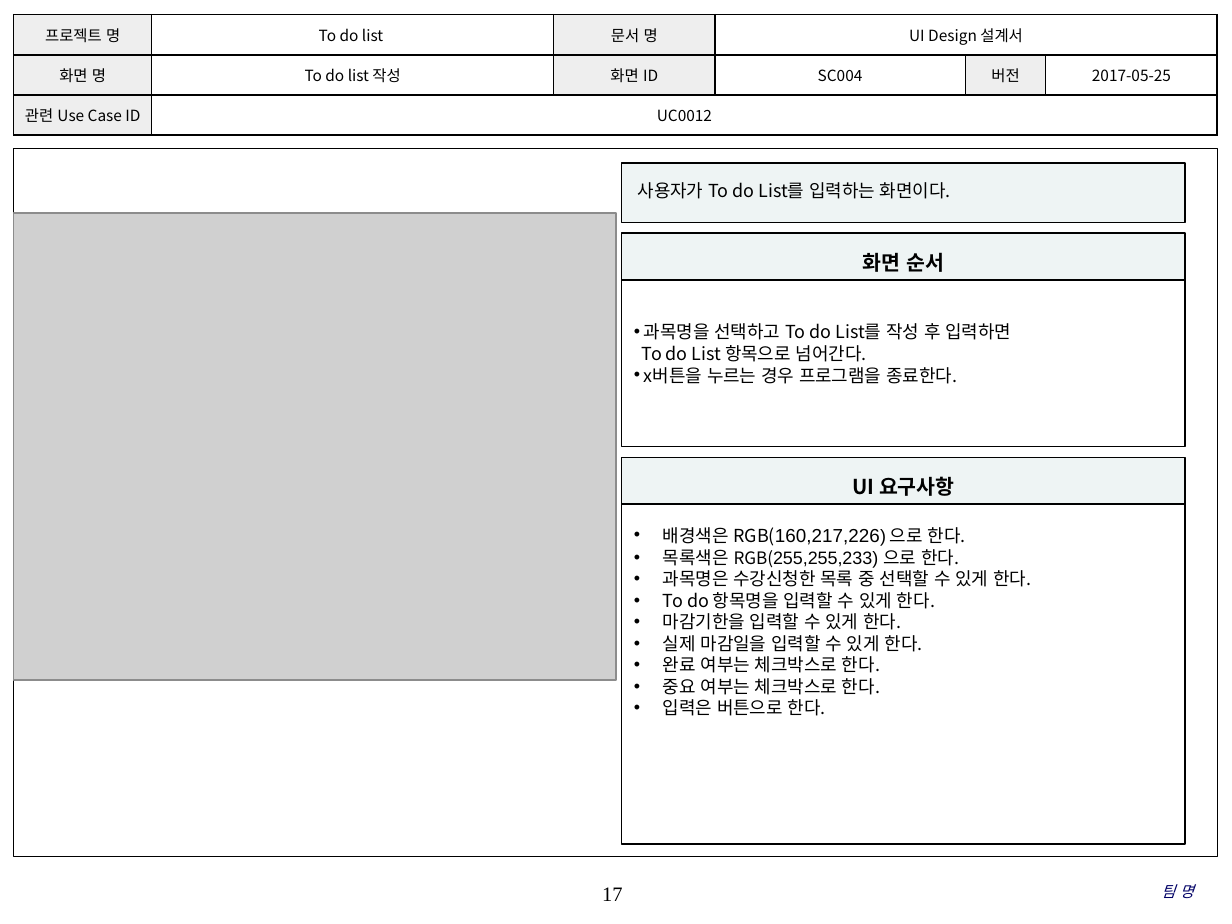
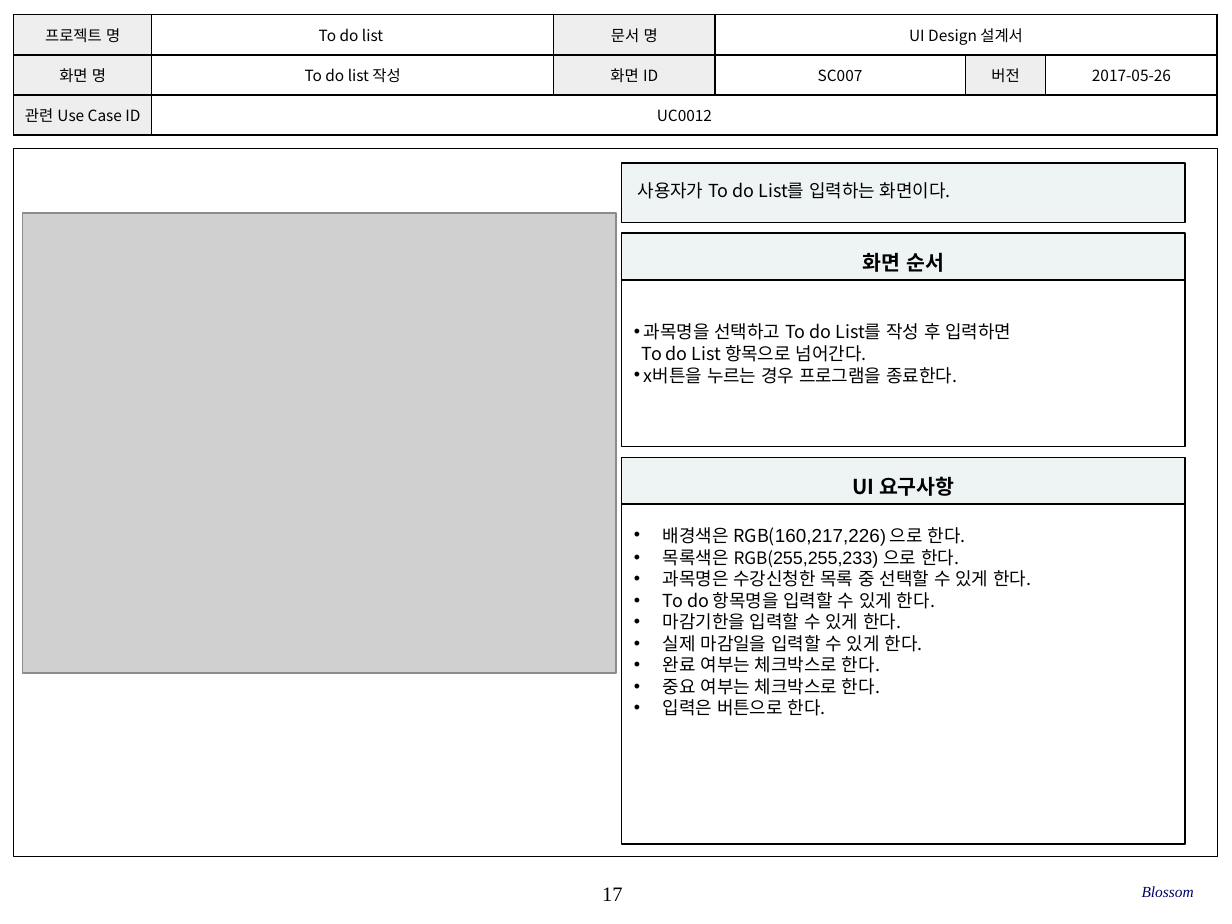
Before and after one commit to SE-admin/SE2017_6_blossom, a slide deck: slide 17 of doc/3_ 설계서/UI Design_6_blossom.pptx. Drawn at 1232x924 pixels with LibreOffice and Linux fonts; fonts in the diff are those of the drawing; grey boxes stand for pictures; background and template pictures are left out. Boxes give left, top, right and bottom in pixels: in the first picture for what was removed or moved away, otherwise in the second. Text is boxed around its words. In the diff, an @@ line names an element or a change of style, - is before the commit and + after.

```diff
--- a/doc/3_ 설계서/UI Design_6_blossom.pptx
+++ b/doc/3_ 설계서/UI Design_6_blossom.pptx
@@ table at bbox=[14, 15, 1216, 136] @@
-row 2, column 4: SC004
+row 2, column 4: SC007
-row 2, column 6: 2017-05-25
+row 2, column 6: 2017-05-26
@@ picture: place and size @@
-picture at bbox=[14, 213, 616, 680]
+picture at bbox=[22, 213, 616, 673]
@@ text at bbox=[1142, 886, 1194, 897]: text changed @@
-팀 명
+Blossom
```
Also in this commit, not shown: 21 other slides changed.
